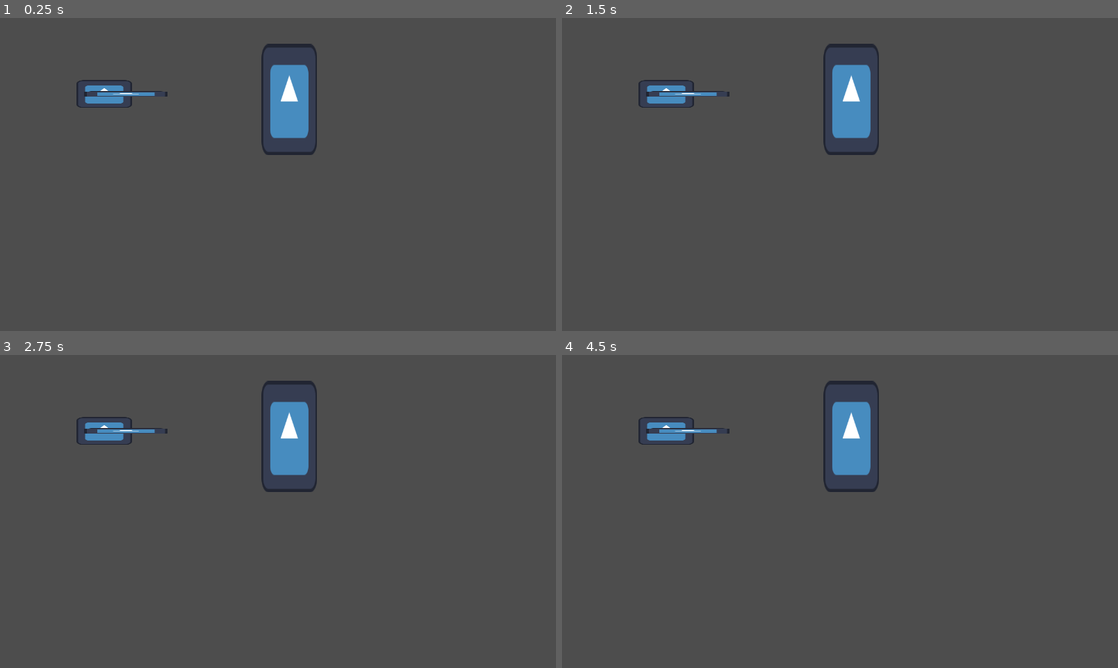
Above: before the commit, frames 1-4 (two rows, left to right).
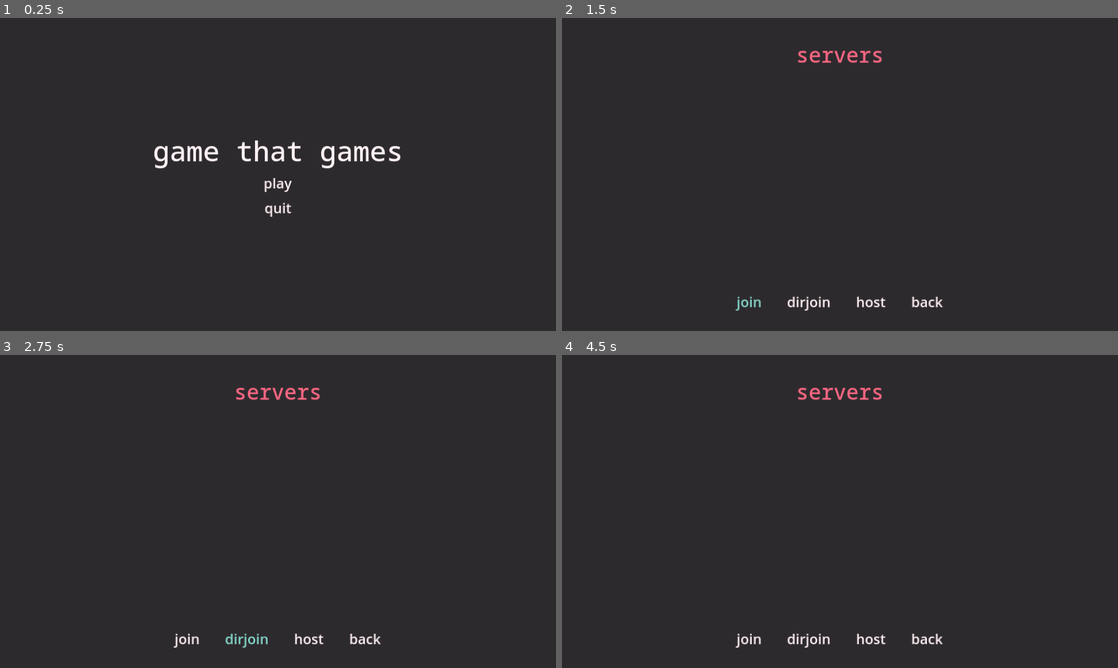
Above: after the commit, the same moments.

Repository: 4efk/new-mp-game
Game: Godot game, scene res://Menu/main_menu.tscn
Same seed, same stepped clock (60 frames per second), same inputs: the game is played once before the commit and once after it. Before the commit the project starts from res://World/test_world_1.tscn. The engine's default icon, where the game draws it, is replaced by a stand-in: a white triangle on a blue panel in a dark square.
Inputs (mouse positions are in pixels of both pictures, inside the frame that each line leads up to):
- Up to frame 1 (0.25 s): no input
- Up to frame 2 (1.5 s): click (840, 183) at 0.5 s, where only the run after the commit has a clickable "play"; click (751, 302) at 1.25 s, where only the run after the commit has a clickable "join"
- Up to frame 3 (2.75 s): click (244, 639) at 2 s, where only the run after the commit has a clickable "dirjoin"
- Up to frame 4 (4.5 s): click (873, 639) at 2.75 s, where only the run after the commit has a clickable "host"; click (928, 639) at 3.5 s, where only the run after the commit has a clickable "back"; click (840, 520) at 4.25 s, where only the run after the commit has a clickable "play"

The runs differ from the first frame. In frame 1, 99% of the frame differs, in the area x 0-100%, y 0-100%; in frame 2, 99%; in frame 3, 99%; in frame 4, 99%.

Commit message:
networking fun

Diff:
--- /dev/null
+++ b/src/Menu/main_menu.gd
@@ -0,0 +1,22 @@
+extends Control
+
+@onready var main_menu: Control = $MainMenu
+@onready var host_join_browser: Control = $HostJoinBrowser
+
+# main menu buttons
+func _on_play_button_pressed() -> void:
+	main_menu.hide()
+	host_join_browser.show()
+func _on_quit_button_pressed() -> void:
+	get_tree().quit()
+
+# server browser buttons
+func _on_host_button_pressed() -> void:
+	Networking.create_server(Networking.DEFAULT_GAME_PORT)
+
+func _on_direct_join_button_pressed() -> void:
+	Networking.create_client('localhost', Networking.DEFAULT_GAME_PORT)
+
+func _on_back_button_pressed() -> void:
+	main_menu.show()
+	host_join_browser.hide()
--- /dev/null
+++ b/src/Menu/main_menu.tscn
@@ -0,0 +1,199 @@
+[gd_scene load_steps=3 format=3 uid="uid://2unws7tipg78"]
+
+[ext_resource type="FontFile" uid="uid://cx0pcfqcm8158" path="res://Fonts/NotoSansMono-Medium.ttf" id="1_16r03"]
+[ext_resource type="Script" path="res://Menu/main_menu.gd" id="1_nmt8t"]
+
+[node name="MainMenu" type="Control"]
+layout_mode = 3
+anchors_preset = 15
+anchor_right = 1.0
+anchor_bottom = 1.0
+grow_horizontal = 2
+grow_vertical = 2
+script = ExtResource("1_nmt8t")
+
+[node name="MainMenu" type="Control" parent="."]
+layout_mode = 1
+anchors_preset = 15
+anchor_right = 1.0
+anchor_bottom = 1.0
+grow_horizontal = 2
+grow_vertical = 2
+
+[node name="VBoxContainer" type="VBoxContainer" parent="MainMenu"]
+layout_mode = 1
+anchors_preset = 13
+anchor_left = 0.5
+anchor_right = 0.5
+anchor_bottom = 1.0
+offset_left = -288.0
+offset_top = 2.0
+offset_right = 288.0
+offset_bottom = 2.0
+grow_horizontal = 2
+grow_vertical = 2
+alignment = 1
+
+[node name="Title" type="Label" parent="MainMenu/VBoxContainer"]
+layout_mode = 2
+theme_override_colors/font_color = Color(1, 0.945098, 0.952941, 1)
+theme_override_fonts/font = ExtResource("1_16r03")
+theme_override_font_sizes/font_size = 64
+text = "game that games"
+horizontal_alignment = 1
+
+[node name="Title2" type="Label" parent="MainMenu/VBoxContainer"]
+visible = false
+layout_mode = 2
+theme_override_colors/font_color = Color(1, 0.945098, 0.952941, 1)
+theme_override_fonts/font = ExtResource("1_16r03")
+theme_override_font_sizes/font_size = 32
+text = "test "
+horizontal_alignment = 1
+
+[node name="Title3" type="Label" parent="MainMenu/VBoxContainer"]
+visible = false
+layout_mode = 2
+theme_override_colors/font_color = Color(1, 0.945098, 0.952941, 1)
+theme_override_fonts/font = ExtResource("1_16r03")
+theme_override_font_sizes/font_size = 32
+text = "test sdfasd"
+horizontal_alignment = 1
+
+[node name="Title4" type="Label" parent="MainMenu/VBoxContainer"]
+visible = false
+layout_mode = 2
+theme_override_colors/font_color = Color(1, 0.945098, 0.952941, 1)
+theme_override_fonts/font = ExtResource("1_16r03")
+theme_override_font_sizes/font_size = 32
+text = "test asdasd"
+horizontal_alignment = 1
+
+[node name="PlayButton" type="Button" parent="MainMenu/VBoxContainer"]
+layout_mode = 2
+focus_mode = 0
+theme_override_colors/font_hover_color = Color(0.521569, 0.854902, 0.8, 1)
+theme_override_colors/font_color = Color(1, 0.945098, 0.952941, 1)
+theme_override_font_sizes/font_size = 32
+text = "play"
+flat = true
+
+[node name="QuitButton" type="Button" parent="MainMenu/VBoxContainer"]
+layout_mode = 2
+focus_mode = 0
+theme_override_colors/font_hover_color = Color(0.521569, 0.854902, 0.8, 1)
+theme_override_colors/font_color = Color(1, 0.945098, 0.952941, 1)
+theme_override_font_sizes/font_size = 32
+text = "quit"
+flat = true
+
+[node name="HostJoinBrowser" type="Control" parent="."]
+visible = false
+layout_mode = 1
+anchors_preset = 15
+anchor_right = 1.0
+anchor_bottom = 1.0
+grow_horizontal = 2
+grow_vertical = 2
+mouse_filter = 2
+
+[node name="VBoxContainer" type="VBoxContainer" parent="HostJoinBrowser"]
+layout_mode = 1
+anchors_preset = 15
+anchor_right = 1.0
+anchor_bottom = 1.0
+offset_left = 100.0
+offset_top = 50.0
+offset_right = -100.0
+grow_horizontal = 2
+grow_vertical = 2
+
+[node name="Title" type="Label" parent="HostJoinBrowser/VBoxContainer"]
+layout_mode = 2
+theme_override_colors/font_color = Color(0.992157, 0.407843, 0.513726, 1)
+theme_override_fonts/font = ExtResource("1_16r03")
+theme_override_font_sizes/font_size = 48
+text = "servers"
+horizontal_alignment = 1
+
+[node name="VBoxContainer2" type="VBoxContainer" parent="HostJoinBrowser/VBoxContainer"]
+custom_minimum_size = Vector2(0, 500)
+layout_mode = 2
+
+[node name="Server1" type="Button" parent="HostJoinBrowser/VBoxContainer/VBoxContainer2"]
+visible = false
+layout_mode = 2
+focus_mode = 0
+theme_override_colors/font_hover_color = Color(0.521569, 0.854902, 0.8, 1)
+theme_override_colors/font_color = Color(1, 0.945098, 0.952941, 1)
+theme_override_font_sizes/font_size = 32
+text = "server 1"
+flat = true
+
+[node name="Server2" type="Button" parent="HostJoinBrowser/VBoxContainer/VBoxContainer2"]
+visible = false
+layout_mode = 2
+focus_mode = 0
+theme_override_colors/font_hover_color = Color(0.521569, 0.854902, 0.8, 1)
+theme_override_colors/font_color = Color(1, 0.945098, 0.952941, 1)
+theme_override_font_sizes/font_size = 32
+text = "server 2"
+flat = true
+
+[node name="Server3" type="Button" parent="HostJoinBrowser/VBoxContainer/VBoxContainer2"]
+visible = false
+layout_mode = 2
+focus_mode = 0
+theme_override_colors/font_hover_color = Color(0.521569, 0.854902, 0.8, 1)
+theme_override_colors/font_color = Color(1, 0.945098, 0.952941, 1)
+theme_override_font_sizes/font_size = 32
+text = "server 3"
+flat = true
+
+[node name="HBoxContainer" type="HBoxContainer" parent="HostJoinBrowser/VBoxContainer"]
+layout_mode = 2
+mouse_filter = 2
+theme_override_constants/separation = 50
+alignment = 1
+
+[node name="JoinButton" type="Button" parent="HostJoinBrowser/VBoxContainer/HBoxContainer"]
+layout_mode = 2
+focus_mode = 0
+theme_override_colors/font_hover_color = Color(0.521569, 0.854902, 0.8, 1)
+theme_override_colors/font_color = Color(1, 0.945098, 0.952941, 1)
+theme_override_font_sizes/font_size = 32
+text = "join"
+flat = true
+
+[node name="DirectJoinButton" type="Button" parent="HostJoinBrowser/VBoxContainer/HBoxContainer"]
+layout_mode = 2
+focus_mode = 0
+theme_override_colors/font_hover_color = Color(0.521569, 0.854902, 0.8, 1)
+theme_override_colors/font_color = Color(1, 0.945098, 0.952941, 1)
+theme_override_font_sizes/font_size = 32
+text = "dirjoin"
+flat = true
+
+[node name="HostButton" type="Button" parent="HostJoinBrowser/VBoxContainer/HBoxContainer"]
+layout_mode = 2
+focus_mode = 0
+theme_override_colors/font_hover_color = Color(0.521569, 0.854902, 0.8, 1)
+theme_override_colors/font_color = Color(1, 0.945098, 0.952941, 1)
+theme_override_font_sizes/font_size = 32
+text = "host"
+flat = true
+
+[node name="BackButton" type="Button" parent="HostJoinBrowser/VBoxContainer/HBoxContainer"]
+layout_mode = 2
+focus_mode = 0
+theme_override_colors/font_hover_color = Color(0.521569, 0.854902, 0.8, 1)
+theme_override_colors/font_color = Color(1, 0.945098, 0.952941, 1)
+theme_override_font_sizes/font_size = 32
+text = "back"
+flat = true
+
+[connection signal="pressed" from="MainMenu/VBoxContainer/PlayButton" to="." method="_on_play_button_pressed"]
+[connection signal="pressed" from="MainMenu/VBoxContainer/QuitButton" to="." method="_on_quit_button_pressed"]
+[connection signal="pressed" from="HostJoinBrowser/VBoxContainer/HBoxContainer/DirectJoinButton" to="." method="_on_direct_join_button_pressed"]
+[connection signal="pressed" from="HostJoinBrowser/VBoxContainer/HBoxContainer/HostButton" to="." method="_on_host_button_pressed"]
+[connection signal="pressed" from="HostJoinBrowser/VBoxContainer/HBoxContainer/BackButton" to="." method="_on_back_button_pressed"]
--- a/src/Networking/networking.gd
+++ b/src/Networking/networking.gd
@@ -1,11 +1,68 @@
 extends Node
+
+const ADVERTISE_LISTEN_PORT = 4243
+const ADVERTISE_BROADCAST_PORT = 4344
+const DEFAULT_GAME_PORT = 4242
+
+var broadcaster : PacketPeerUDP
+var listener : PacketPeerUDP
+@onready var broadcast_timer: Timer = $BroadcastTimer
+
+var available_servers = []
+var server_info = {}
+var connected_players = {}
 
 func create_server(port):
 	var peer = ENetMultiplayerPeer.new()
-	peer.create_server(port, 4)
+	peer.create_server(port, 3)
 	multiplayer.multiplayer_peer = peer
+
+	broadcaster = PacketPeerUDP.new()
+	broadcaster.set_broadcast_enabled(true)
+	broadcaster.set_dest_address('192.168.1.255', ADVERTISE_LISTEN_PORT)
+	# TODO I SHOULD HANDLE ERRORS HERE
+	broadcaster.bind(ADVERTISE_BROADCAST_PORT)
+	broadcast_timer.start()
+
+	print('created server')
 
 func create_client(ip, port):
 	var peer = ENetMultiplayerPeer.new()
 	peer.create_client(ip, port)
 	multiplayer.multiplayer_peer = peer
+
+func _on_connected_ok():
+	print("connected to server")
+func _on_connected_fail():
+	print("connectection failed")
+func _on_server_disconnected():
+	print("disconnected from server")
+func _on_peer_connected(id):
+	print(str(id) + " connected")
+func _on_peer_disconnected(id):
+	print(str(id) + " disconnected")
+
+func advertise_server():
+	broadcaster.put_packet("hi, can you hear me?".to_ascii_buffer())
+
+func close_server():
+	pass
+
+func _ready() -> void:
+	multiplayer.peer_connected.connect(_on_peer_connected)
+	multiplayer.peer_disconnected.connect(_on_peer_disconnected)
+	multiplayer.connected_to_server.connect(_on_connected_ok)
+	multiplayer.connection_failed.connect(_on_connected_fail)
+	multiplayer.server_disconnected.connect(_on_server_disconnected)
+
+	# LAN server detection
+	listener = PacketPeerUDP.new()
+	listener.bind(ADVERTISE_LISTEN_PORT)
+
+func _process(delta: float) -> void:
+	var packet = listener.get_packet().get_string_from_ascii()
+	if packet:
+		pass #print(packet)
+
+func _on_broadcast_timer_timeout() -> void:
+	advertise_server()
--- /dev/null
+++ b/src/Networking/networking.tscn
@@ -0,0 +1,12 @@
+[gd_scene load_steps=2 format=3 uid="uid://vbjdmoopqucn"]
+
+[ext_resource type="Script" path="res://Networking/networking.gd" id="1_6uch2"]
+
+[node name="Networking" type="Node"]
+process_mode = 3
+script = ExtResource("1_6uch2")
+
+[node name="BroadcastTimer" type="Timer" parent="."]
+wait_time = 2.0
+
+[connection signal="timeout" from="BroadcastTimer" to="." method="_on_broadcast_timer_timeout"]
--- a/src/Other/multiplayer_connect_test.gd
+++ b/src/Other/multiplayer_connect_test.gd
@@ -23,7 +23,7 @@
 func _on_connected_ok():
 	console_output.text += 'connected to server\n'
 
-func _ready():
+func _ready() -> void:
 	multiplayer.peer_connected.connect(_on_peer_connected)
 	#multiplayer.peer_disconnected.connect(_on_player_disconnected)
 	multiplayer.connected_to_server.connect(_on_connected_ok)
--- a/src/Player/base_player.gd
+++ b/src/Player/base_player.gd
@@ -20,15 +20,15 @@
 func move_shoot():
 	pass
 
-func _process(delta: float) -> void:
-	if Input.is_action_just_pressed("forward"):
-		move_move(1)
-	if Input.is_action_just_pressed("backward"):
-		move_move(-1)
-	if Input.is_action_just_pressed("left"):
-		move_rotate(-1)
-	if Input.is_action_just_pressed("right"):
-		move_rotate(1)
+#func _process(delta: float) -> void:
+	#if Input.is_action_just_pressed("forward"):
+		#move_move(1)
+	#if Input.is_action_just_pressed("backward"):
+		#move_move(-1)
+	#if Input.is_action_just_pressed("left"):
+		#move_rotate(-1)
+	#if Input.is_action_just_pressed("right"):
+		#move_rotate(1)
 
 func _physics_process(delta: float) -> void:
 	if move_timer.is_stopped():
--- /dev/null
+++ b/src/Player/player.tscn
@@ -0,0 +1,46 @@
+[gd_scene load_steps=4 format=3 uid="uid://b2a4q5ysp3vgj"]
+
+[ext_resource type="Script" path="res://Player/base_player.gd" id="1_j6tew"]
+[ext_resource type="FontFile" uid="uid://cx0pcfqcm8158" path="res://Fonts/NotoSansMono-Medium.ttf" id="3_pnuyn"]
+
+[sub_resource type="RectangleShape2D" id="RectangleShape2D_dvtrj"]
+size = Vector2(128, 64)
+
+[node name="Player" type="CharacterBody2D"]
+motion_mode = 1
+script = ExtResource("1_j6tew")
+
+[node name="MoveTimer" type="Timer" parent="."]
+one_shot = true
+
+[node name="CollisionShape2D" type="CollisionShape2D" parent="."]
+shape = SubResource("RectangleShape2D_dvtrj")
+
+[node name="Label" type="Label" parent="."]
+offset_left = -67.0
+offset_top = -50.0
+offset_right = 67.0
+offset_bottom = -5.0
+theme_override_fonts/font = ExtResource("3_pnuyn")
+theme_override_font_sizes/font_size = 32
+text = "~ ~ ~ ~"
+
+[node name="Label2" type="Label" parent="."]
+offset_left = -67.0
+offset_top = 5.0
+offset_right = 67.0
+offset_bottom = 50.0
+theme_override_fonts/font = ExtResource("3_pnuyn")
+theme_override_font_sizes/font_size = 32
+text = "~~~~~~~"
+
+[node name="Label3" type="Label" parent="."]
+offset_left = -21.0
+offset_top = -25.0
+offset_right = 113.0
+offset_bottom = 20.0
+theme_override_fonts/font = ExtResource("3_pnuyn")
+theme_override_font_sizes/font_size = 32
+text = "#######"
+
+[connection signal="timeout" from="MoveTimer" to="." method="_on_move_timer_timeout"]
--- a/src/World/game.gd
+++ b/src/World/game.gd
@@ -1 +1,3 @@
 extends Node2D
+
+@onready var players: Node = $Players
--- a/src/World/game.tscn
+++ b/src/World/game.tscn
@@ -4,3 +4,5 @@
 
 [node name="Game" type="Node2D"]
 script = ExtResource("1_8juat")
+
+[node name="Players" type="Node" parent="."]
--- a/src/World/test_world_1.tscn
+++ b/src/World/test_world_1.tscn
@@ -1,35 +1,14 @@
-[gd_scene load_steps=5 format=3 uid="uid://do6vtk84aidnw"]
+[gd_scene load_steps=4 format=3 uid="uid://do6vtk84aidnw"]
 
-[ext_resource type="Script" path="res://Player/base_player.gd" id="1_55rvd"]
 [ext_resource type="Texture2D" uid="uid://swq3faty76gp" path="res://icon.svg" id="1_b71bh"]
-
-[sub_resource type="RectangleShape2D" id="RectangleShape2D_dvtrj"]
-size = Vector2(128, 64)
+[ext_resource type="PackedScene" uid="uid://b2a4q5ysp3vgj" path="res://Player/player.tscn" id="1_swfj8"]
 
 [sub_resource type="RectangleShape2D" id="RectangleShape2D_kol21"]
 size = Vector2(128, 254)
 
 [node name="TestWorld1" type="Node2D"]
 
-[node name="Player" type="CharacterBody2D" parent="."]
-position = Vector2(240, 175)
-motion_mode = 1
-script = ExtResource("1_55rvd")
-
-[node name="MoveTimer" type="Timer" parent="Player"]
-one_shot = true
-
-[node name="CollisionShape2D" type="CollisionShape2D" parent="Player"]
-shape = SubResource("RectangleShape2D_dvtrj")
-
-[node name="Sprite2D" type="Sprite2D" parent="Player"]
-scale = Vector2(1, 0.5)
-texture = ExtResource("1_b71bh")
-
-[node name="Sprite2D2" type="Sprite2D" parent="Player"]
-position = Vector2(50, 0)
-scale = Vector2(1.5, 0.1)
-texture = ExtResource("1_b71bh")
+[node name="Player" parent="." instance=ExtResource("1_swfj8")]
 
 [node name="StaticBody2D" type="StaticBody2D" parent="."]
 position = Vector2(666, 188)
@@ -40,5 +19,3 @@
 [node name="Sprite2D" type="Sprite2D" parent="StaticBody2D"]
 scale = Vector2(1, 2)
 texture = ExtResource("1_b71bh")
-
-[connection signal="timeout" from="Player/MoveTimer" to="Player" method="_on_move_timer_timeout"]
--- a/src/project.godot
+++ b/src/project.godot
@@ -11,14 +11,14 @@
 [application]
 
 config/name="New Multiplayer Game"
-run/main_scene="res://World/test_world_1.tscn"
+run/main_scene="res://Menu/main_menu.tscn"
 config/features=PackedStringArray("4.3", "Forward Plus")
 run/max_fps=60
 config/icon="res://icon.svg"
 
 [autoload]
 
-Networking="*res://Networking/networking.gd"
+Networking="*res://Networking/networking.tscn"
 
 [display]
 
@@ -56,3 +56,4 @@
 
 renderer/rendering_method="gl_compatibility"
 renderer/rendering_method.mobile="gl_compatibility"
+environment/defaults/default_clear_color=Color(0.176471, 0.164706, 0.180392, 1)
Binary file added: src/Fonts/NotoSansMono-Medium.ttf
Not shown, added: src/Fonts/NotoSansMono-Medium.ttf.import
Not shown, added: Krita/game_palette.kra
Not shown, added: Krita/game_palette.kra~
